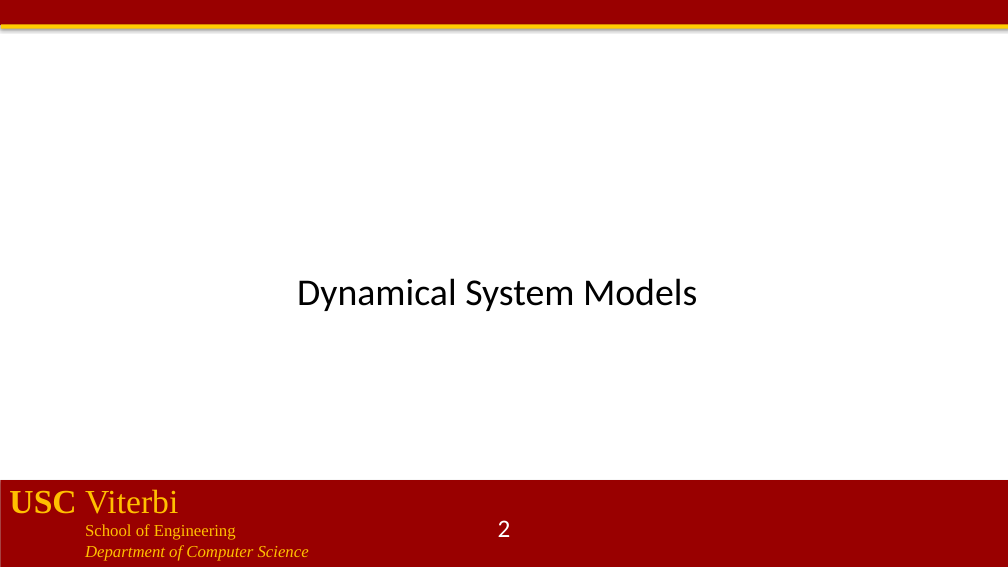
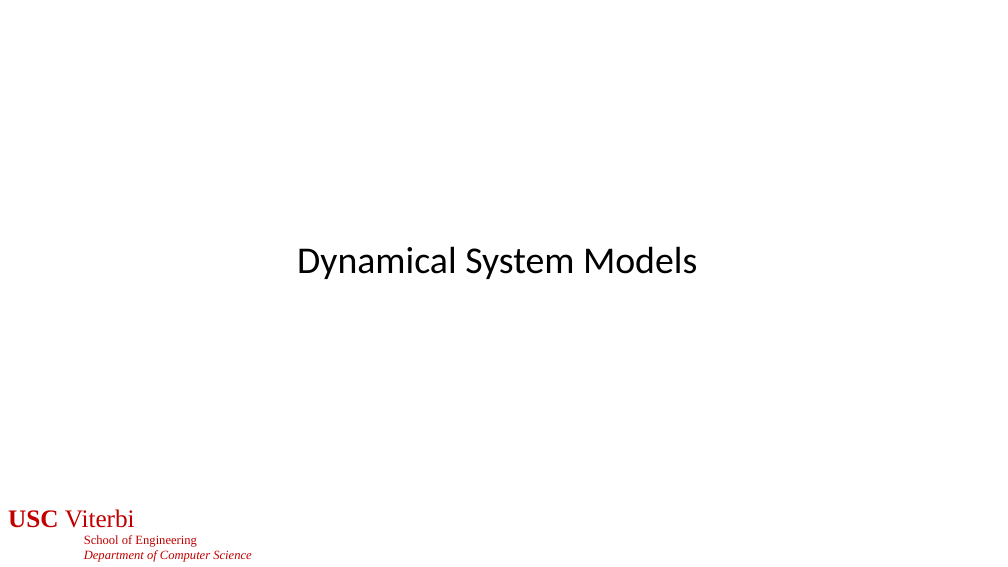
Before and after one commit to jdeshmukh/jdeshmukh.github.io, a slide deck: slide 2 of teaching/cs513slides/lecture3-Dynamical-System-Models.pptx. Drawn at 1008x567 pixels with LibreOffice and Linux fonts; fonts in the diff are those of the drawing; background and template pictures are left out. Boxes give left, top, right and bottom in pixels: in the first picture for what was removed or moved away, otherwise in the second. Text is boxed around its words. In the diff, an @@ line names an element or a change of style, - is before the commit and + after.

```diff
--- a/teaching/cs513slides/lecture3-Dynamical-System-Models.pptx
+++ b/teaching/cs513slides/lecture3-Dynamical-System-Models.pptx
@@ rectangle removed at bbox=[0, 0, 1008, 25] @@
@@ rectangle removed at bbox=[1, 24, 1008, 29] @@
@@ text "Dynamical System Models": place and size @@
-text "Dynamical System Models" at bbox=[297, 278, 697, 311]
+text "Dynamical System Models" at bbox=[297, 246, 697, 279]
@@ rectangle removed at bbox=[0, 480, 1008, 567] @@
@@ text "USC Viterbi": place and size @@
-text "USC Viterbi" at bbox=[9, 489, 309, 561]
+text "USC Viterbi" at bbox=[8, 509, 251, 562]
@@ text "USC Viterbi" at bbox=[8, 509, 251, 562]: size 32 to 24 pt in "USC Viterbi"; text colour #FFC000 to #C00000; size 16 to 12 pt in "School of Engineering", "Department of Computer Science" @@
```
Also in this commit, not shown: 25 other slides changed, 3 other files.
